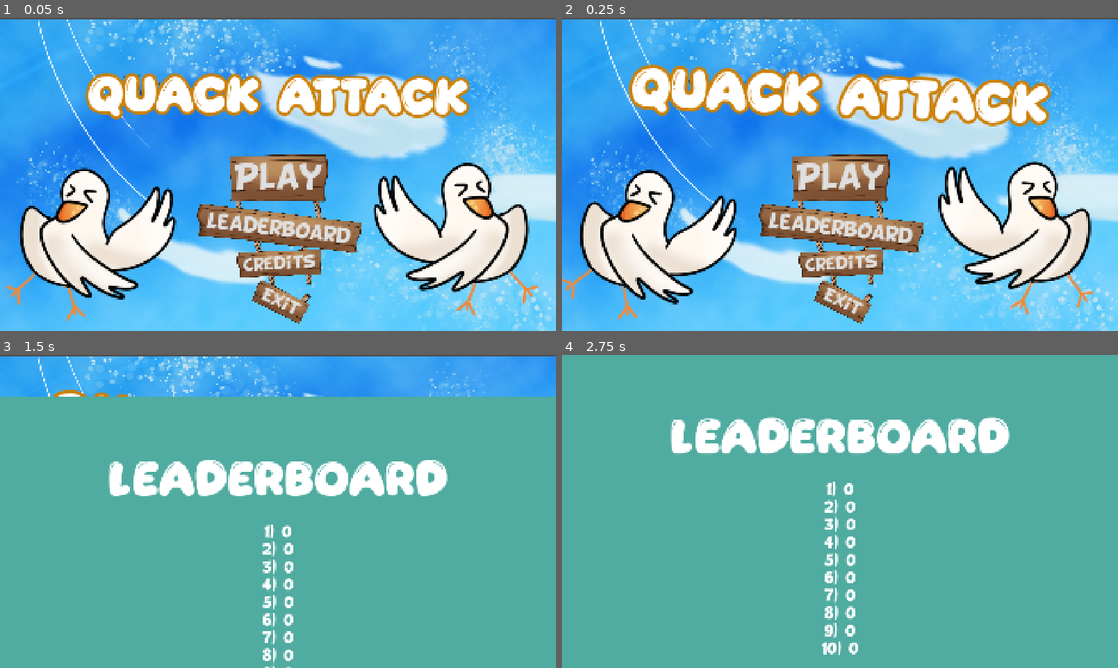
Above: before the commit, frames 1-4 (two rows, left to right).
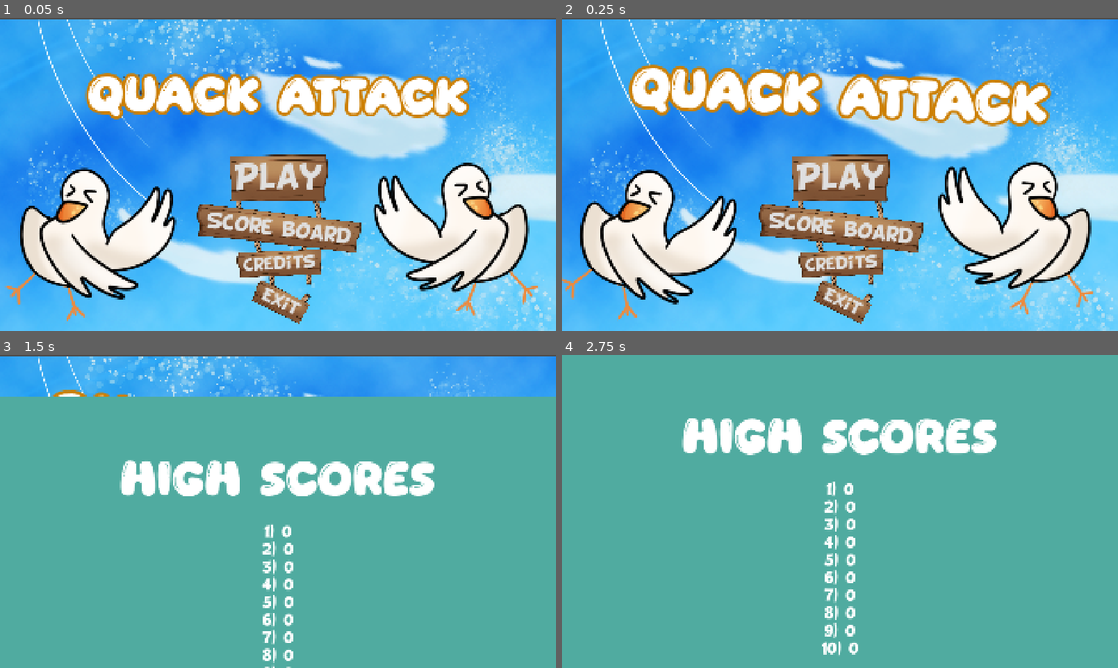
Above: after the commit, the same moments.

Repository: ms5051-hash/HacksComs26
Game: Godot game, scene res://Scenes/mainScene.tscn
Same seed, same stepped clock (60 frames per second), same inputs: the game is played once before the commit and once after it. The engine's default icon, where the game draws it, is replaced by a stand-in: a white triangle on a blue panel in a dark square.
Inputs (mouse positions are in pixels of both pictures, inside the frame that each line leads up to):
- Up to frame 1 (0.05 s): no input
- Up to frame 2 (0.25 s): no input
- Up to frame 3 (1.5 s): click "Leaderboard" (after the commit: "Score board") at 0.5 s; click (522, 611) at 1.25 s
- Up to frame 4 (2.75 s): click (606, 608) at 2 s

The runs differ from the first frame. In frame 1, 0.6% of the frame differs, in the area x 35-65%, y 59-75%; in frame 2, 0.6%; in frame 3, 3.5%, in the area x 19-81%, y 33-46%; in frame 4, 3.4%.

Commit message:
Balance Update

Diff:
--- a/duck-game-2026/Scenes/bullet_area_2d.tscn
+++ b/duck-game-2026/Scenes/bullet_area_2d.tscn
@@ -7,8 +7,8 @@
 radius = 122.376465
 
 [node name="BulletArea2D" type="Area2D" unique_id=1332803089]
+visible = false
 script = ExtResource("1_eiu4d")
-bullet_prefab = null
 
 [node name="BulletSprite2D" type="Sprite2D" parent="." unique_id=2090375803]
 z_index = 4096
--- a/duck-game-2026/Scenes/game.tscn
+++ b/duck-game-2026/Scenes/game.tscn
@@ -53,7 +53,6 @@
 backgroundAudioPlayer = NodePath("AudioPlayer2")
 
 [node name="BulletArea2D" parent="." unique_id=1332803089 node_paths=PackedStringArray("player") instance=ExtResource("1_wrm1d")]
-visible = false
 rotation = -4.710644
 scale = Vector2(10.88, 10)
 player = NodePath("../PlayerArea2D/PlayerSprite2D")
--- a/duck-game-2026/Scenes/mainScene.tscn
+++ b/duck-game-2026/Scenes/mainScene.tscn
@@ -49,10 +49,10 @@
 script = ExtResource("1_2c717")
 canvas = NodePath("CanvasLayer")
 title = NodePath("CanvasLayer/Control/Panel/Title")
-leaderboard_panel = NodePath("CanvasLayer/Control/LeaderboardPanel")
+leaderboard_panel = NodePath("CanvasLayer/Control/ScoreboardPanel")
 credits_panel = NodePath("CanvasLayer/Control/CreditsPanel")
 leaderboard_duration = 1.5
-menu_buttons = [NodePath("CanvasLayer/Control/Panel/PlayButton"), NodePath("CanvasLayer/Control/Panel/LeaderBoardButton"), NodePath("CanvasLayer/Control/Panel/CreditsButton"), NodePath("CanvasLayer/Control/Panel/ExitButton")]
+menu_buttons = [NodePath("CanvasLayer/Control/Panel/PlayButton"), NodePath("CanvasLayer/Control/Panel/ScoreBoardButton"), NodePath("CanvasLayer/Control/Panel/CreditsButton"), NodePath("CanvasLayer/Control/Panel/ExitButton")]
 amount_of_scores = 10
 score_label_prefab = ExtResource("7_uvydw")
 egg_prefab = ExtResource("3_mhr8t")
@@ -125,7 +125,7 @@
 icon_alignment = 1
 script = ExtResource("2_ly6xb")
 
-[node name="LeaderBoardButton" type="Button" parent="CanvasLayer/Control/Panel" unique_id=364268272]
+[node name="ScoreBoardButton" type="Button" parent="CanvasLayer/Control/Panel" unique_id=364268272]
 layout_mode = 1
 anchors_preset = 8
 anchor_left = 0.5
@@ -147,12 +147,12 @@
 theme_override_styles/hover = SubResource("StyleBoxEmpty_0bgj2")
 theme_override_styles/disabled = SubResource("StyleBoxEmpty_w8a2l")
 theme_override_styles/focus = SubResource("StyleBoxEmpty_so5kr")
-text = "Leaderboard"
+text = "Score board"
 icon_alignment = 1
 expand_icon = true
 script = ExtResource("2_ly6xb")
 
-[node name="BasicWoodButton" type="Sprite2D" parent="CanvasLayer/Control/Panel/LeaderBoardButton" unique_id=782906894]
+[node name="BasicWoodButton" type="Sprite2D" parent="CanvasLayer/Control/Panel/ScoreBoardButton" unique_id=782906894]
 z_index = -1
 position = Vector2(245.39372, 36.15196)
 rotation = 3.1415927
@@ -338,7 +338,7 @@
 position = Vector2(-536, -39.99997)
 texture = ExtResource("17_08630")
 
-[node name="LeaderboardPanel" type="Panel" parent="CanvasLayer/Control" unique_id=632507314]
+[node name="ScoreboardPanel" type="Panel" parent="CanvasLayer/Control" unique_id=632507314]
 z_index = 1
 layout_mode = 1
 anchors_preset = 15
@@ -350,7 +350,7 @@
 grow_vertical = 2
 theme_override_styles/panel = ExtResource("10_so5kr")
 
-[node name="LeaderboardTitle" type="Label" parent="CanvasLayer/Control/LeaderboardPanel" unique_id=1581982329]
+[node name="ScoreboardTitle" type="Label" parent="CanvasLayer/Control/ScoreboardPanel" unique_id=1581982329]
 z_index = 1
 layout_mode = 1
 anchors_preset = 5
@@ -364,12 +364,12 @@
 pivot_offset = Vector2(600, 176)
 theme_override_fonts/font = ExtResource("2_hewda")
 theme_override_font_sizes/font_size = 150
-text = "LEADERBOARD
+text = "HIGH SCORES
 "
 horizontal_alignment = 1
 vertical_alignment = 1
 
-[node name="VBox" type="VBoxContainer" parent="CanvasLayer/Control/LeaderboardPanel" unique_id=1302670674]
+[node name="VBox" type="VBoxContainer" parent="CanvasLayer/Control/ScoreboardPanel" unique_id=1302670674]
 layout_mode = 1
 anchors_preset = 8
 anchor_left = 0.5
@@ -487,9 +487,9 @@
 [connection signal="mouse_entered" from="CanvasLayer/Control/Panel/PlayButton" to="CanvasLayer/Control/Panel/PlayButton" method="_on_mouse_entered"]
 [connection signal="mouse_exited" from="CanvasLayer/Control/Panel/PlayButton" to="CanvasLayer/Control/Panel/PlayButton" method="_on_mouse_exited"]
 [connection signal="pressed" from="CanvasLayer/Control/Panel/PlayButton" to="." method="_on_play_button_pressed"]
-[connection signal="mouse_entered" from="CanvasLayer/Control/Panel/LeaderBoardButton" to="CanvasLayer/Control/Panel/LeaderBoardButton" method="_on_mouse_entered"]
-[connection signal="mouse_exited" from="CanvasLayer/Control/Panel/LeaderBoardButton" to="CanvasLayer/Control/Panel/LeaderBoardButton" method="_on_mouse_exited"]
-[connection signal="pressed" from="CanvasLayer/Control/Panel/LeaderBoardButton" to="." method="_on_leaderboard_button_pressed"]
+[connection signal="mouse_entered" from="CanvasLayer/Control/Panel/ScoreBoardButton" to="CanvasLayer/Control/Panel/ScoreBoardButton" method="_on_mouse_entered"]
+[connection signal="mouse_exited" from="CanvasLayer/Control/Panel/ScoreBoardButton" to="CanvasLayer/Control/Panel/ScoreBoardButton" method="_on_mouse_exited"]
+[connection signal="pressed" from="CanvasLayer/Control/Panel/ScoreBoardButton" to="." method="_on_leaderboard_button_pressed"]
 [connection signal="mouse_entered" from="CanvasLayer/Control/Panel/CreditsButton" to="CanvasLayer/Control/Panel/CreditsButton" method="_on_mouse_entered"]
 [connection signal="mouse_exited" from="CanvasLayer/Control/Panel/CreditsButton" to="CanvasLayer/Control/Panel/CreditsButton" method="_on_mouse_exited"]
 [connection signal="pressed" from="CanvasLayer/Control/Panel/CreditsButton" to="." method="_on_credits_button_pressed"]
--- a/duck-game-2026/Scripts/Enemy.gd
+++ b/duck-game-2026/Scripts/Enemy.gd
@@ -6,7 +6,7 @@
 @export var attack_cooldown: float = 1.0
 @export var time_since_attack: float = 0.0
 
-var maxHP = 10.0
+var maxHP = Global.predator_stats[predator_type]["hp"]
 var hp = maxHP
 
 # Called when the node enters the scene tree for the first time.
@@ -39,7 +39,7 @@
 		if time_since_attack >= attack_cooldown:
 			time_since_attack = 0.0
 			Global.predator_hit_nest(predator_type)
-			print(Global.nest_hp)
+			#print(Global.nest_hp)
 
 
 func _on_area_entered(area: Area2D) -> void:
--- a/duck-game-2026/Scripts/Global.gd
+++ b/duck-game-2026/Scripts/Global.gd
@@ -48,9 +48,9 @@
 
 #Predator stats and functions during the game
 var predator_stats: Dictionary = {
-	PredatorType.FOX:  {"hp": 30.0, "speed": 100, "nest_damage": 3.0, "sticks": 2, "score": 1, "flying": false},
-	PredatorType.HAWK: {"hp": 60.0, "speed": 300, "nest_damage": 3.0, "sticks": 3, "score": 2, "flying": true},
-	PredatorType.SNAKE: {"hp": 300.0, "speed": 100.0, "nest_damage": 20.0, "sticks": 5, "score": 3, "flying": false},
+	PredatorType.FOX:  {"hp": 10.0, "speed": 100, "nest_damage": 3.0, "sticks": 2, "score": 1, "flying": false},
+	PredatorType.HAWK: {"hp": 15.0, "speed": 300, "nest_damage": 4.0, "sticks": 3, "score": 2, "flying": true},
+	PredatorType.SNAKE: {"hp": 100.0, "speed": 30.0, "nest_damage": 20.0, "sticks": 5, "score": 5, "flying": false},
 }
 
 #var predator_stats: Dictionary = {
@@ -82,16 +82,16 @@
 const start_egg_fire_rate: int = 1
 # 2 health every second
 const start_regen: float = 5.0
-const level_max_multiplier: float = 1.25
-const start_split_shot: int = 1
+var level_max_multiplier: float = 1.25
+const start_split_shot: int = 0
 
 # FIELDS HERE
 
 # Upgrade stuff here
 const fire_rate_multiplier: float = 1.25
 const egg_damage_multiplier: float = 1.5
-const nest_max_hp_multiplier: float = 1.1
-const regen_multiplier: float = 1.1
+const nest_max_hp_multiplier: float = 2
+const regen_multiplier: float = 2
 
 var egg_damage: float = start_egg_damage
 # egg shots per second
--- a/duck-game-2026/Scripts/Hawk.gd
+++ b/duck-game-2026/Scripts/Hawk.gd
@@ -17,7 +17,7 @@
 var sweeps_done = 0
 
 
-var maxHP = 10.0
+var maxHP = Global.predator_stats[predator_type]["hp"]
 var hp = maxHP
 
 # Called when the node enters the scene tree for the first time.
@@ -54,7 +54,7 @@
 		if time_since_attack >= attack_cooldown:
 			time_since_attack = 0.0
 			Global.predator_hit_nest(predator_type)
-			print(Global.nest_hp)
+			#print(Global.nest_hp)
 
 
 func _on_area_entered(area: Area2D) -> void:
--- a/duck-game-2026/Scripts/Player.gd
+++ b/duck-game-2026/Scripts/Player.gd
@@ -15,7 +15,7 @@
 	if on_cool_down: return
 
 	if Input.is_action_pressed("shoot"):
-		print("Holding LEFT")
+		#print("Holding LEFT")
 		holding_down_left = true
 		shoot()
 	else:
--- a/duck-game-2026/Scripts/Shooting.gd
+++ b/duck-game-2026/Scripts/Shooting.gd
@@ -8,15 +8,17 @@
 var bullet_prefab: PackedScene
 const BULLET_PREFAB = preload("res://Scenes/bullet_area_2d.tscn")
 var first
+var damagePercent = 1
 
 # This number represents the amount of eggs that spawn and explode around it
 var is_explosive: bool = true
-var number_of_explosion_eggs: int = 2
 
 func _ready() -> void:
 	area_entered.connect(_on_area_entered)
 	$"..".play_sfx(preload("res://Assets/Sounds/Pop.wav"))
 	first = true
+	await get_tree().create_timer(15.0).timeout
+	queue_free()
 
 func _physics_process(delta: float) -> void:
 	if(first):
@@ -34,9 +36,8 @@
 	if($BulletSprite2D.texture == preload("res://Assets/EggSplat.png")):
 		return
 
-	#print("Hi")
 	if(area.is_in_group("enemies")):
-		area.hp = area.hp - Global.egg_damage
+		area.hp = area.hp - (Global.egg_damage * damagePercent)
 		$BulletSprite2D.texture = preload("res://Assets/EggSplat.png")
 		if($BulletSprite2D.rotation_degrees == -90):
 			if(position.x > 960):
@@ -47,10 +48,11 @@
 
 		if (Global.split_shot>1 and is_explosive):
 			# Spawn the amount evenly
-			var frac_deg: float = 360/number_of_explosion_eggs
+			var frac_deg: float = 360/Global.split_shot
 
-			for i in range(number_of_explosion_eggs):
+			for i in range(Global.split_shot):
 				var bullet_copy = BULLET_PREFAB.instantiate()
+				bullet_copy.damagePercent = .5;
 				bullet_copy.scale = Vector2(0.1, 0.1)
 				bullet_copy.is_explosive = false
 				bullet_copy.rotation = deg_to_rad(i * frac_deg)
@@ -62,8 +64,6 @@
 		if(area != null):
 			reparent(area, true)
 		await get_tree().create_timer(1.0).timeout
-
-
 		queue_free()
 
 
--- a/duck-game-2026/Scripts/Snake.gd
+++ b/duck-game-2026/Scripts/Snake.gd
@@ -39,7 +39,7 @@
 		if time_since_attack >= attack_cooldown:
 			time_since_attack = 0.0
 			Global.predator_hit_nest(predator_type)
-			print(Global.nest_hp)
+			#print(Global.nest_hp)
 
 
 func _on_area_entered(area: Area2D) -> void:
--- a/duck-game-2026/Scripts/UpgradeHandler.gd
+++ b/duck-game-2026/Scripts/UpgradeHandler.gd
@@ -113,7 +113,6 @@
 	await tween_three.finished
 	is_tweening = false
 	is_choosing = false
-	pass
 
 # Called every frame. 'delta' is the elapsed time since the previous frame.
 func _process(delta: float) -> void:
@@ -129,11 +128,10 @@
 		Upgrades.Damage:
 			Global.egg_damage *= Global.egg_damage_multiplier
 		Upgrades.Regen:
-			Global.regen *= Global.regen_multiplier
+			get_node("/root/Game/PlayerArea2D/Timer").wait_time /= Global.regen_multiplier
 		Upgrades.SplitShot:
-			Global.split_shot +=1
+			Global.split_shot +=2
 			print(Global.split_shot)
-	pass
 
 func _on_random_one_pressed() -> void:
 	# Upgrade here
@@ -141,7 +139,6 @@
 	await _tween_up()
 	if num_of_times_upgraded < Global.level:
 		_tween_down()
-	pass # Replace with function body.
 
 
 func _on_random_two_pressed() -> void:
@@ -150,13 +147,10 @@
 	await _tween_up()
 	if num_of_times_upgraded < Global.level:
 		_tween_down()
-	pass # Replace with function body.
 
 
 func _on_random_three_pressed() -> void:
-
 	_determine_upgrade(2)
 	await _tween_up()
 	if num_of_times_upgraded < Global.level:
 		_tween_down()
-	pass # Replace with function body.
--- a/duck-game-2026/Scripts/enemy_spawner.gd
+++ b/duck-game-2026/Scripts/enemy_spawner.gd
@@ -4,13 +4,14 @@
 @export var hawk: PackedScene
 @export var snake: PackedScene
 @export var spawnPoints: Array[Node2D]
-@export var eps = .1
 @export var hps = 0
 @export var player: Area2D
-var spawnFoxRate = 0
-var spawnHawkRate = 0
+var spawnFoxRate = 3
+var spawnHawkRate = 5
+var spawnSnakeRate = 10
 var timeUntilFoxSpawn = 0
 var timeUntilHawkSpawn = 0
+var timeUntilSnakeSpawn = 0
 var wave = 0
 var waveActive = false
 var waveEnemies: Array[Node2D] = []
@@ -19,11 +20,15 @@
 # Called when the node enters the scene tree for the first time.
 func _ready() -> void:
 	Global.level_changed.connect(_on_level_change)
-	spawnFoxRate = 1/eps
-	if hps > 0:
-		spawnHawkRate = 1/hps
-
+	endOfSpawn = false
+	Global.predator_stats[Global.PredatorType.FOX]["hp"] = 10.0
+	Global.predator_stats[Global.PredatorType.FOX]["score"] = 1
+	Global.predator_stats[Global.PredatorType.HAWK]["hp"] = 15.0
+	Global.predator_stats[Global.PredatorType.HAWK]["score"] = 2
+	Global.predator_stats[Global.PredatorType.SNAKE]["hp"] = 100.0
+	Global.predator_stats[Global.PredatorType.SNAKE]["score"] = 5
 	#Waves
+	print("Wave 1")
 	await get_tree().create_timer(1.0).timeout
 	Spawn()
 	await get_tree().create_timer(10.0).timeout
@@ -32,90 +37,83 @@
 	Spawn()
 	await get_tree().create_timer(10.0).timeout
 	Spawn()
-	SpawnHawk()
-	SpawnHawk()
-	await get_tree().create_timer(8.0).timeout
-	Spawn()
-	await get_tree().create_timer(6.0).timeout
-	Spawn()
-	await get_tree().create_timer(6.0).timeout
-	Spawn()
-	await get_tree().create_timer(10.0).timeout
-	Spawn()
-	Spawn()
-	SpawnHawk()
-	await get_tree().create_timer(10.0).timeout
+	await get_tree().create_timer(8.0).timeout
+	Spawn()
+	await get_tree().create_timer(6.0).timeout
+	Spawn()
+	Spawn()
+	await get_tree().create_timer(6.0).timeout
+	Spawn()
+	await get_tree().create_timer(10.0).timeout
+	Spawn()
+	SpawnHawk()
+	await get_tree().create_timer(10.0).timeout
+
+	print("Wave 2")
+	Spawn()
+	await get_tree().create_timer(6.0).timeout
+	Spawn()
+	await get_tree().create_timer(5.0).timeout
+	Spawn()
+	SpawnHawk()
+	await get_tree().create_timer(5.0).timeout
+	Spawn()
+	await get_tree().create_timer(5.0).timeout
+	Spawn()
+	SpawnHawk()
+	await get_tree().create_timer(10.0).timeout
+	Spawn()
+	SpawnHawk()
+	SpawnHawk()
+	await get_tree().create_timer(8.0).timeout
+
+	print("Wave 3")
+	Spawn()
+	Spawn()
+	await get_tree().create_timer(5.0).timeout
+	Spawn()
+	SpawnHawk()
+	await get_tree().create_timer(5.0).timeout
+	Spawn()
+	await get_tree().create_timer(8.0).timeout
+	Spawn()
+	Spawn()
+	await get_tree().create_timer(5.0).timeout
+	Spawn()
+	await get_tree().create_timer(5.0).timeout
+	Spawn()
+	SpawnHawk()
+	await get_tree().create_timer(9.0).timeout
+	Spawn()
+	SpawnHawk()
 	SpawnSnake()
-	await get_tree().create_timer(7.0).timeout
-	SpawnHawk()
-	Spawn()
-	await get_tree().create_timer(6.0).timeout
-	Spawn()
-	await get_tree().create_timer(5.0).timeout
-	Spawn()
-	SpawnHawk()
-	await get_tree().create_timer(5.0).timeout
-	Spawn()
-	await get_tree().create_timer(5.0).timeout
-	Spawn()
-	SpawnHawk()
-	await get_tree().create_timer(10.0).timeout
-	Spawn()
-	Spawn()
+	await get_tree().create_timer(8.0).timeout
+
+	print("Wave 4")
+	Spawn()
+	Spawn()
+	await get_tree().create_timer(5.0).timeout
+	Spawn()
+	Spawn()
+	SpawnHawk()
+	await get_tree().create_timer(5.0).timeout
+	SpawnHawk()
+	SpawnHawk()
+	await get_tree().create_timer(6.0).timeout
+	Spawn()
+	Spawn()
+	await get_tree().create_timer(6.0).timeout
+	Spawn()
+	Spawn()
+	SpawnHawk()
+	SpawnHawk()
+	await get_tree().create_timer(6.0).timeout
+	Spawn()
+	Spawn()
+	SpawnHawk()
 	SpawnSnake()
-	SpawnHawk()
-	SpawnHawk()
-	SpawnHawk()
-	await get_tree().create_timer(5.0).timeout
-	Spawn()
-	await get_tree().create_timer(5.0).timeout
-	Spawn()
-	SpawnHawk()
-	await get_tree().create_timer(5.0).timeout
-	Spawn()
-	await get_tree().create_timer(5.0).timeout
-	Spawn()
-	SpawnHawk()
-	await get_tree().create_timer(5.0).timeout
-	SpawnSnake()
-	await get_tree().create_timer(5.0).timeout
-	Spawn()
-	SpawnHawk()
-	await get_tree().create_timer(5.0).timeout
-	Spawn()
-	Spawn()
-	Spawn()
-	Spawn()
-	SpawnHawk()
-	await get_tree().create_timer(5.0).timeout
-	SpawnHawk()
-	Spawn()
-	Spawn()
-	await get_tree().create_timer(5.0).timeout
-	SpawnHawk()
-	SpawnHawk()
-	SpawnHawk()
-	Spawn()
-	Spawn()
-	Spawn()
-	await get_tree().create_timer(5.0).timeout
-	SpawnHawk()
-	SpawnHawk()
-	SpawnSnake()
-	await get_tree().create_timer(5.0).timeout
-	Spawn()
-	Spawn()
-	await get_tree().create_timer(5.0).timeout
-	SpawnHawk()
-	SpawnHawk()
-	SpawnHawk()
-	Spawn()
-	Spawn()
-	await get_tree().create_timer(5.0).timeout
-	Spawn()
-	SpawnHawk()
-	Spawn()
-	SpawnSnake()
+	await get_tree().create_timer(9.0).timeout
+	print("Endless Waves")
 	endOfSpawn = true
 
 
@@ -129,24 +127,35 @@
 
 # Called every frame. 'delta' is the elapsed time since the previous frame.
 func _process(delta: float) -> void:
-
-	if(timeUntilFoxSpawn>spawnFoxRate and endOfSpawn):
-
-		Spawn()
-		SpawnHawk()
-		Spawn()
-		Spawn()
-		SpawnHawk()
-		SpawnSnake()
-		timeUntilFoxSpawn = 0
-	else:
-		timeUntilFoxSpawn+=delta
-
-	if(spawnHawkRate != 0 and timeUntilHawkSpawn>spawnHawkRate):
-		#SpawnHawk()
-		timeUntilHawkSpawn = 0
-	else:
-		timeUntilHawkSpawn+=delta
+	if(endOfSpawn):
+		Global.level_max_multiplier = 1.5
+		if(timeUntilFoxSpawn>spawnFoxRate):
+			Spawn()
+			timeUntilFoxSpawn = 0
+			if(spawnFoxRate > .1):
+				spawnFoxRate *= .99
+			Global.predator_stats[Global.PredatorType.FOX]["hp"] += .075
+			Global.predator_stats[Global.PredatorType.FOX]["score"] += Global.predator_stats[Global.PredatorType.SNAKE]["hp"]/400
+		else:
+			timeUntilFoxSpawn+=delta
+		if(timeUntilHawkSpawn>spawnHawkRate):
+			SpawnHawk()
+			timeUntilHawkSpawn = 0
+			if(spawnHawkRate > .1):
+				spawnHawkRate *= .99
+			Global.predator_stats[Global.PredatorType.HAWK]["hp"] += .15
+			Global.predator_stats[Global.PredatorType.HAWK]["score"] += Global.predator_stats[Global.PredatorType.SNAKE]["hp"]/200
+		else:
+			timeUntilHawkSpawn+=delta
+		if(timeUntilSnakeSpawn>spawnSnakeRate):
+			SpawnSnake()
+			timeUntilSnakeSpawn = 0
+			if(spawnSnakeRate > .1):
+				spawnSnakeRate *= .975
+			Global.predator_stats[Global.PredatorType.SNAKE]["hp"] += 1
+			Global.predator_stats[Global.PredatorType.SNAKE]["score"] += Global.predator_stats[Global.PredatorType.SNAKE]["hp"]/60
+		else:
+			timeUntilSnakeSpawn+=delta
 
 func Spawn():
 	var rng = RandomNumberGenerator	.new()
Not shown, added: duck-game-2026/export_presets.cfg
Not shown, added: DuckBuild.zip
Not shown, added: DuckBuild/index.apple-touch-icon.png
Not shown, added: DuckBuild/index.audio.position.worklet.js
Not shown, added: DuckBuild/index.audio.worklet.js
Not shown, added: DuckBuild/index.icon.png
Not shown, added: DuckBuild/index.js
Not shown, added: DuckBuild/index.pck
Not shown, added: DuckBuild/index.png
Not shown, added: DuckBuild/index.wasm
